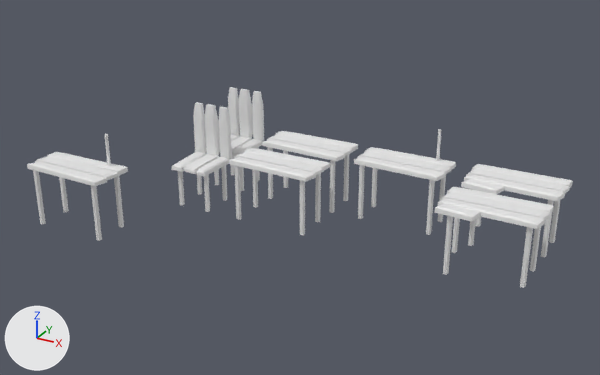
What one commit did to the OBJ model Assets/BlenderModels/AlchimistryTable.obj.
Before and after are seen from a camera (50 mm lens) standing at (17.18, -17.17, 11.49) and looking at (6.21, 2.77, 1.52). Lighting does not change. The marker at lower left points along +X, +Y and +Z. Materials are left out; every surface is plain grey. Where no turn or scale is listed for an object, it has been applied to the vertices.
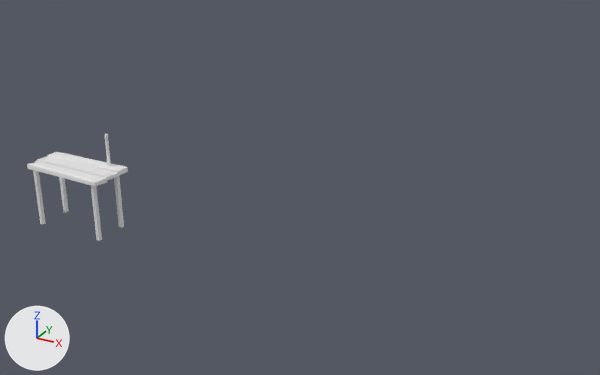
The change, as a diff of the scene's bpy script:
```diff
--- a/Assets/BlenderModels/AlchimistryTable.obj.py
+++ b/Assets/BlenderModels/AlchimistryTable.obj.py
@@ ob_cube @@
-ob_cube = bpy.data.objects.new('Cube', me_cube)
@@ ob_cube_001 @@
-ob_cube_001 = bpy.data.objects.new('Cube.001', me_cube_001)
@@ ob_cube_002 @@
-ob_cube_002 = bpy.data.objects.new('Cube.002', me_cube_002)
@@ ob_cube_003 @@
-ob_cube_003 = bpy.data.objects.new('Cube.003', me_cube_003)
@@ ob_cube_004 @@
-ob_cube_004 = bpy.data.objects.new('Cube.004', me_cube_004)
@@ ob_cube_005 @@
-ob_cube_005 = bpy.data.objects.new('Cube.005', me_cube_005)
@@ ob_cube_006 @@
-ob_cube_006 = bpy.data.objects.new('Cube.006', me_cube_006)
@@ ob_cube_007 @@
-ob_cube_007 = bpy.data.objects.new('Cube.007', me_cube_007)
@@ ob_cube_008 @@
-ob_cube_008 = bpy.data.objects.new('Cube.008', me_cube_008)
@@ ob_cube_009 @@
-ob_cube_009 = bpy.data.objects.new('Cube.009', me_cube_009)
@@ ob_cube_010 @@
-ob_cube_010 = bpy.data.objects.new('Cube.010', me_cube_010)
@@ ob_cube_011 @@
-ob_cube_011 = bpy.data.objects.new('Cube.011', me_cube_011)
@@ ob_cube_012 @@
-ob_cube_012 = bpy.data.objects.new('Cube.012', me_cube_012)
@@ ob_cube_013 @@
-ob_cube_013 = bpy.data.objects.new('Cube.013', me_cube_013)
@@ ob_cube_014 @@
-ob_cube_014 = bpy.data.objects.new('Cube.014', me_cube_014)
@@ ob_cube_015 @@
-ob_cube_015 = bpy.data.objects.new('Cube.015', me_cube_015)
@@ ob_cube_016 @@
-ob_cube_016 = bpy.data.objects.new('Cube.016', me_cube_016)
@@ ob_cube_017 @@
-ob_cube_017 = bpy.data.objects.new('Cube.017', me_cube_017)
@@ ob_cube_018 @@
-ob_cube_018 = bpy.data.objects.new('Cube.018', me_cube_018)
@@ ob_cylinder @@
-ob_cylinder = bpy.data.objects.new('Cylinder', me_cylinder)
@@ ob_cylinder_001 @@
-ob_cylinder_001 = bpy.data.objects.new('Cylinder.001', me_cylinder_001)
@@ ob_cylinder_002 @@
-ob_cylinder_002 = bpy.data.objects.new('Cylinder.002', me_cylinder_002)
@@ ob_cylinder_003 @@
-ob_cylinder_003 = bpy.data.objects.new('Cylinder.003', me_cylinder_003)
@@ ob_cylinder_004 @@
-ob_cylinder_004 = bpy.data.objects.new('Cylinder.004', me_cylinder_004)
@@ ob_cylinder_005 @@
-ob_cylinder_005 = bpy.data.objects.new('Cylinder.005', me_cylinder_005)
@@ ob_cylinder_006 @@
-ob_cylinder_006 = bpy.data.objects.new('Cylinder.006', me_cylinder_006)
@@ ob_cylinder_007 @@
-ob_cylinder_007 = bpy.data.objects.new('Cylinder.007', me_cylinder_007)
@@ ob_cylinder_008 @@
-ob_cylinder_008 = bpy.data.objects.new('Cylinder.008', me_cylinder_008)
@@ ob_cylinder_009 @@
-ob_cylinder_009 = bpy.data.objects.new('Cylinder.009', me_cylinder_009)
@@ ob_cylinder_010 @@
-ob_cylinder_010 = bpy.data.objects.new('Cylinder.010', me_cylinder_010)
@@ ob_cylinder_011 @@
-ob_cylinder_011 = bpy.data.objects.new('Cylinder.011', me_cylinder_011)
@@ ob_cylinder_012 @@
-ob_cylinder_012 = bpy.data.objects.new('Cylinder.012', me_cylinder_012)
@@ ob_cylinder_013 @@
-ob_cylinder_013 = bpy.data.objects.new('Cylinder.013', me_cylinder_013)
@@ ob_cylinder_014 @@
-ob_cylinder_014 = bpy.data.objects.new('Cylinder.014', me_cylinder_014)
@@ ob_cylinder_015 @@
-ob_cylinder_015 = bpy.data.objects.new('Cylinder.015', me_cylinder_015)
@@ ob_cylinder_016 @@
-ob_cylinder_016 = bpy.data.objects.new('Cylinder.016', me_cylinder_016)
```

Changed parts and their boxes (x1, y1, x2, y2) in the pictures (600 x 375 px):
'Cube.017', deleted: before (434, 187, 554, 288)
'Cube.009', deleted: before (171, 102, 232, 212)
'Cube.012', deleted: before (229, 148, 330, 235)
'Cube.015', deleted: before (354, 157, 445, 181)
'Cube.010', deleted: before (464, 175, 565, 201)
'Cube.006', deleted: before (262, 139, 345, 161)
'Cube.013', deleted: before (466, 168, 570, 193)
'Cube.002', deleted: before (239, 89, 253, 138)
'Cube.018', deleted: before (357, 151, 452, 174)
'Cube.011', deleted: before (471, 164, 573, 187)
'Cube', deleted: before (252, 91, 264, 142)
'Cube.008', deleted: before (267, 134, 353, 156)
'Cube.004', deleted: before (228, 87, 240, 136)
'Cube.016', deleted: before (364, 147, 456, 170)
'Cube.007', deleted: before (275, 131, 358, 151)
'Cube.014', deleted: before (461, 179, 504, 194)
'Cylinder.013', deleted: before (426, 180, 435, 235)
'Cylinder.012', deleted: before (358, 165, 365, 219)
'Cylinder.009', deleted: before (541, 200, 554, 257)
'Cylinder.005', deleted: before (329, 160, 335, 213)
'Cylinder.011', deleted: before (549, 200, 560, 243)
'Cylinder.007', deleted: before (343, 154, 349, 201)
'Cube.001', deleted: before (232, 139, 262, 156)
'Cylinder.014', deleted: before (371, 168, 378, 207)
'Cube.005', deleted: before (231, 136, 252, 152)
'Cylinder.015', deleted: before (438, 174, 446, 222)
'Cylinder.004', deleted: before (268, 147, 273, 199)
'Cylinder.008', deleted: before (468, 219, 476, 246)
'Cylinder.016', deleted: before (436, 129, 441, 161)
'Cylinder', deleted: before (240, 167, 244, 191)
'Cylinder.002', deleted: before (214, 169, 219, 185)
'Cylinder.006', deleted: before (283, 150, 288, 188)
'Cylinder.003', deleted: before (230, 156, 235, 175)
'Cylinder.010', deleted: before (475, 217, 481, 227)
'Cube.003', deleted: before (231, 135, 240, 141)
'Cylinder.001', deleted: before (256, 147, 260, 181)
